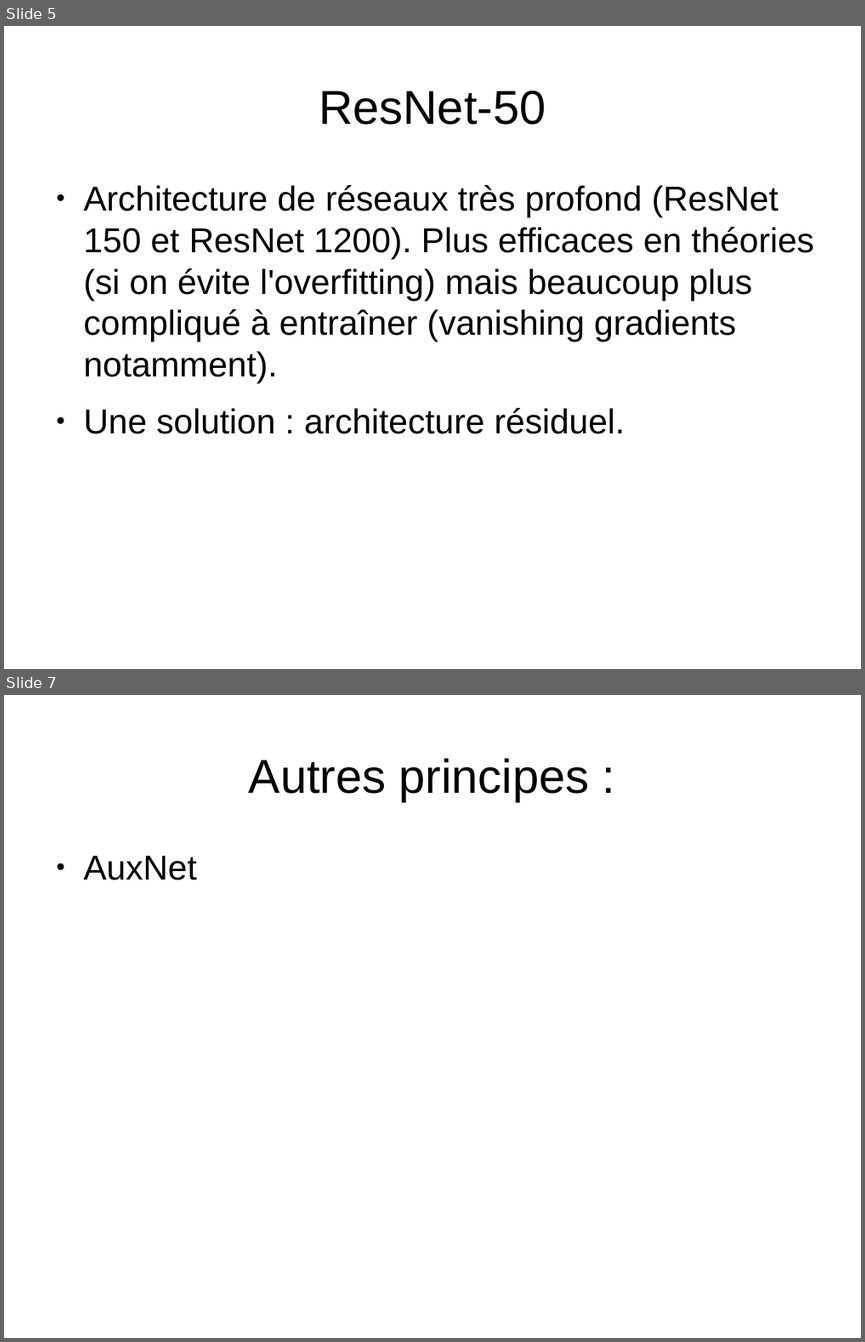
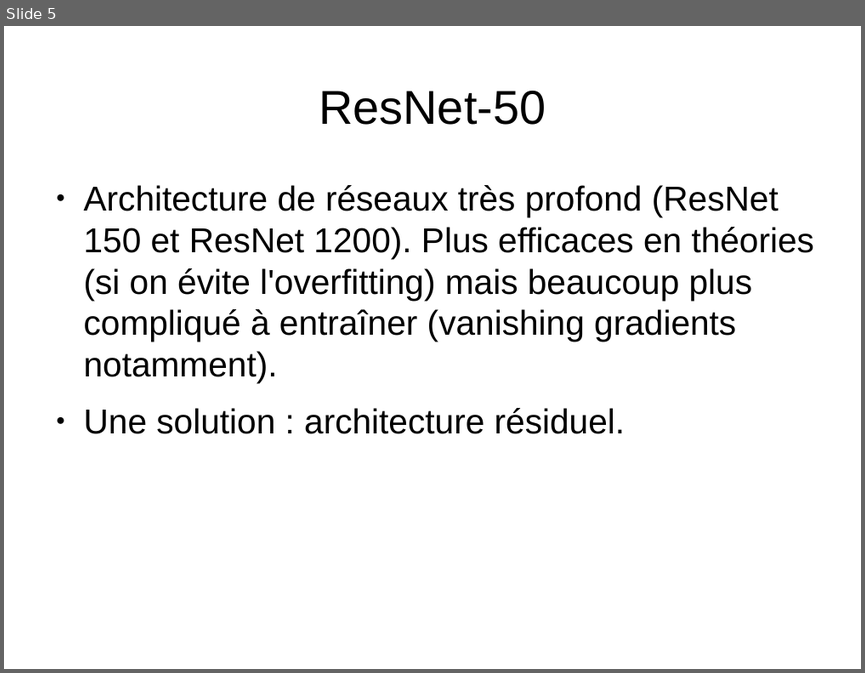
Before and after one commit to tonioecto/psc-profondeur, a slide deck: psc-article/ppt présentation proposition amélioration modèle.odp. Shown one above the other, each under a label of ours: slides 5 and 7 before the commit, slide 5 after it; the slides between them are not shown. The pictures are 865x1342 and 865x673 pixels, drawn with LibreOffice and Linux fonts; fonts in the diff are those of the drawing. Boxes give left, top, right and bottom in pixels: in the first picture for what was removed or moved away, otherwise in the second. Text is boxed around its words. In the diff, an @@ line names an element or a change of style, - is before the commit and + after.

```diff
--- a/psc-article/ppt présentation proposition amélioration modèle.odp
+++ b/psc-article/ppt présentation proposition amélioration modèle.odp
@@ slide 7 removed at (x1=4, y1=695, x2=861, y2=1338), background #FFFFFF @@
@@ title removed at (x1=249, y1=758, x2=590, y2=801) @@
-Autres principes :
@@ text removed at (x1=84, y1=856, x2=197, y2=880) @@
-● AuxNet
```
Also in this commit, not shown: 2 slides changed, 5 slides added, 2 other slides removed, 6 other files.
